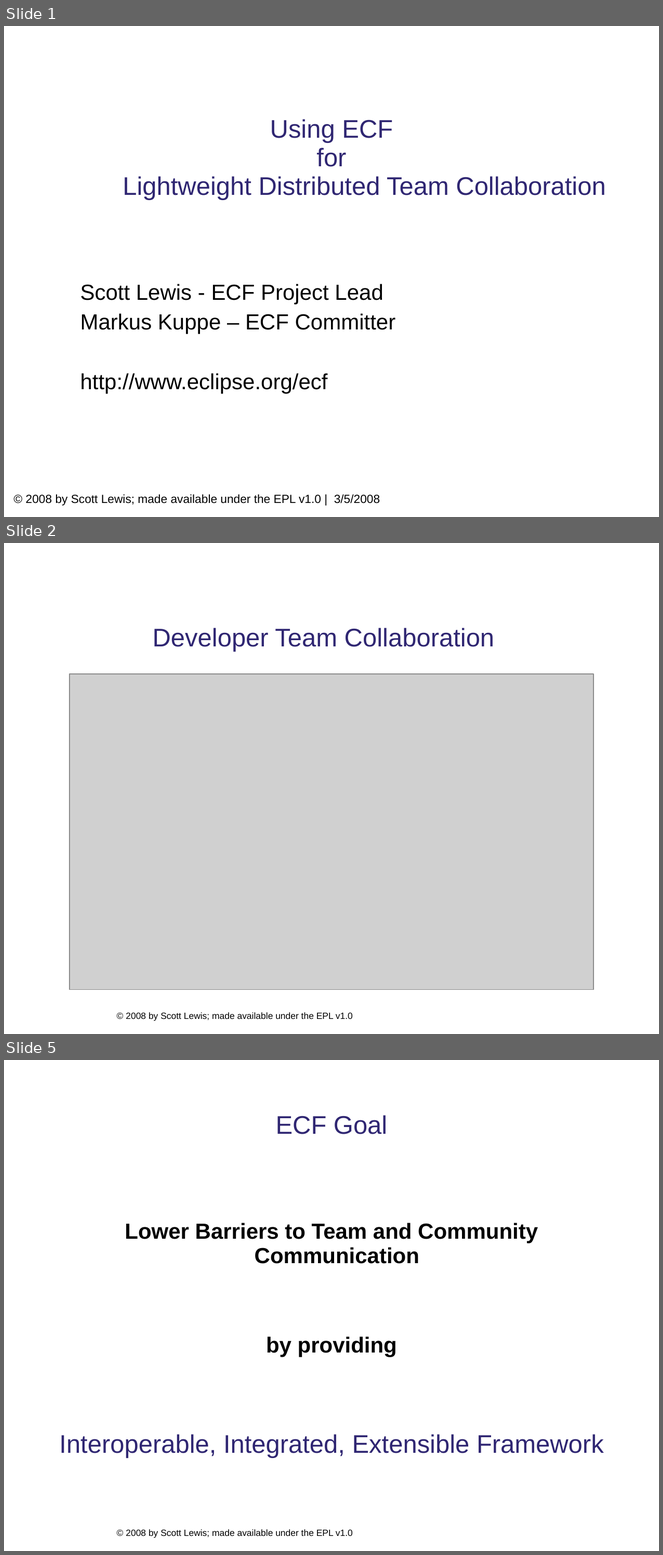
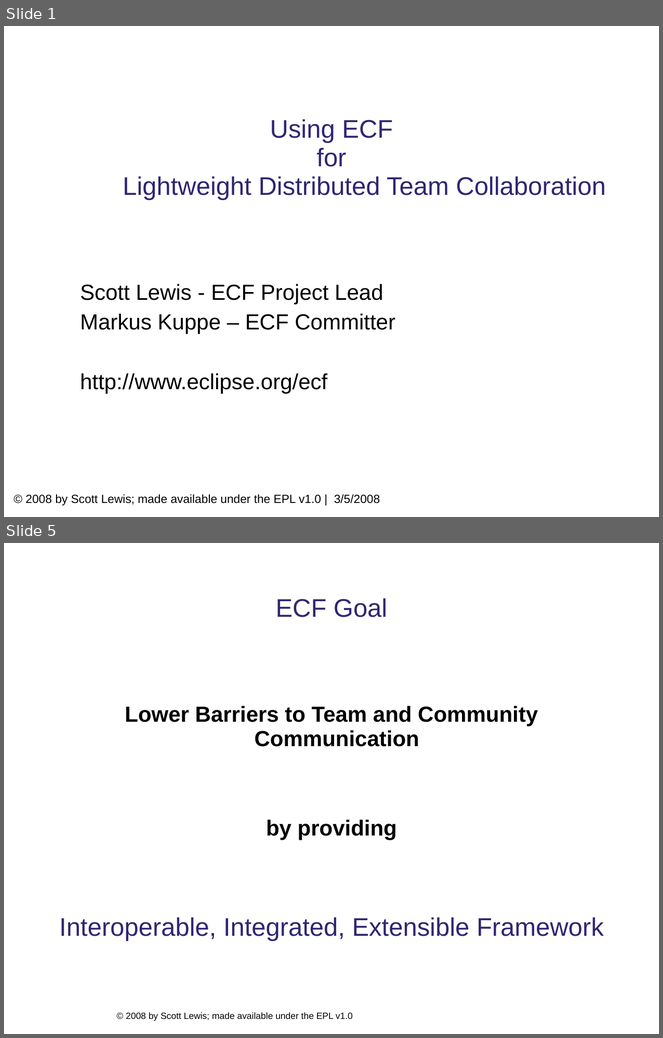
Before and after one commit to eclipse/ecf-website, a slide deck: presentations/eclipsecon2008/longtalk134/ecf_eclipsecon2008_134.ppt. Shown one above the other, each under a label of ours: slides 1, 2 and 5 before the commit, slides 1 and 5 after it; the slides between them are not shown. The pictures are 663x1555 and 663x1038 pixels, drawn with LibreOffice and Linux fonts; fonts in the diff are those of the drawing; grey boxes stand for pictures; background and template pictures are left out. Boxes give left, top, right and bottom in pixels: in the first picture for what was removed or moved away, otherwise in the second. Text is boxed around its words. In the diff, an @@ line names an element or a change of style, - is before the commit and + after.

```diff
--- a/presentations/eclipsecon2008/longtalk134/ecf_eclipsecon2008_134.ppt
+++ b/presentations/eclipsecon2008/longtalk134/ecf_eclipsecon2008_134.ppt
@@ slide 2 removed at (4, 543, 659, 1034), background #FFFFFF; not listed: 1 template element that a slide beside it also shows @@
@@ text removed at (153, 628, 494, 652) @@
-Developer Team Collaboration
@@ picture removed at (70, 674, 594, 990) @@
```
Also in this commit, not shown: 6 slides changed, 3 slides added, 6 other slides removed, 1 other file.
